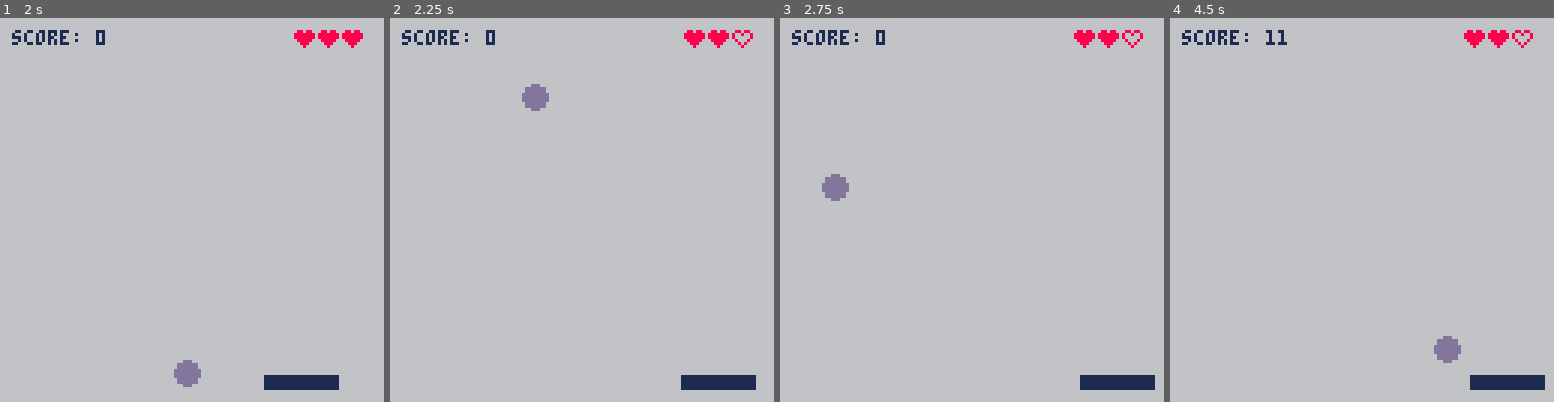
Above: before the commit, frames 1-4 (left to right).
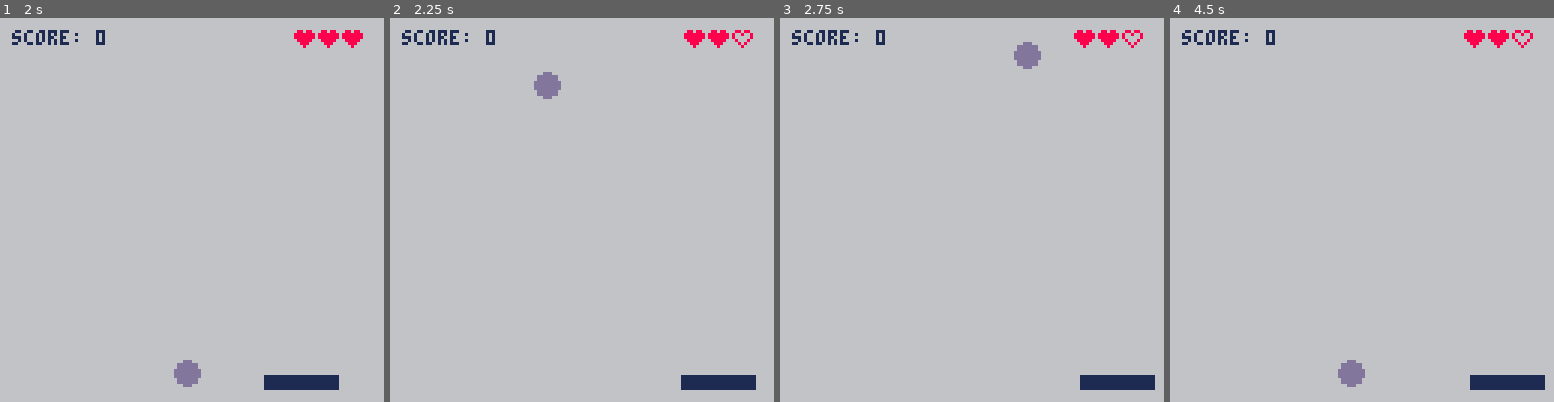
Above: after the commit, the same moments.

Repository: imjoehaines/pico-8-explorations
Game: PICO-8 cartridge squashish/squashish.p8
The game is run twice, just before and just after one commit, with the same random seed, the same clock (stepped at 60 frames per second) and the same inputs.
Inputs:
- Up to frame 1 (2 s): hold Right from 1.6 s (still down)
- Up to frame 2 (2.25 s): release Right at 2.1 s
- Up to frame 3 (2.75 s): hold Right from 2.47 s (still down)
- Up to frame 4 (4.5 s): release Right at 3.03 s; hold Left 3.08-3.58 s; hold Right from 4.02 s (still down)

Frame 1 is identical in both runs. In frame 2, 0.6% of the frame differs, in the area x 34-45%, y 14-25%; in frame 3, 0.7%; in frame 4, 0.9%, in the area x 25-76%, y 3-97%.

Commit message:
Speed up ball every 5 points

Diff:
--- a/squashish/squashish.p8
+++ b/squashish/squashish.p8
@@ -75,8 +75,22 @@
     and ball.y > paddle.y - paddle.height
   then
     sfx(2)
+    score += 1
+
+    -- speed up ball every 5 points
+    if score % 5 == 0 then
+      ball.dx = min(
+        8,
+        ball.dx + 1
+      )
+
+      ball.dy = min(
+        8,
+        ball.dy + 1
+      )
+    end
+
     ball.dy = -ball.dy
-    score += 1
   end
 
   -- ball falls out of bottom
@@ -84,6 +98,10 @@
     sfx(1)
     ball.y = 24
     lives -= 1
+
+    -- reset ball speed
+    ball.dx = 2
+    ball.dy = -2
   end
 end
 
